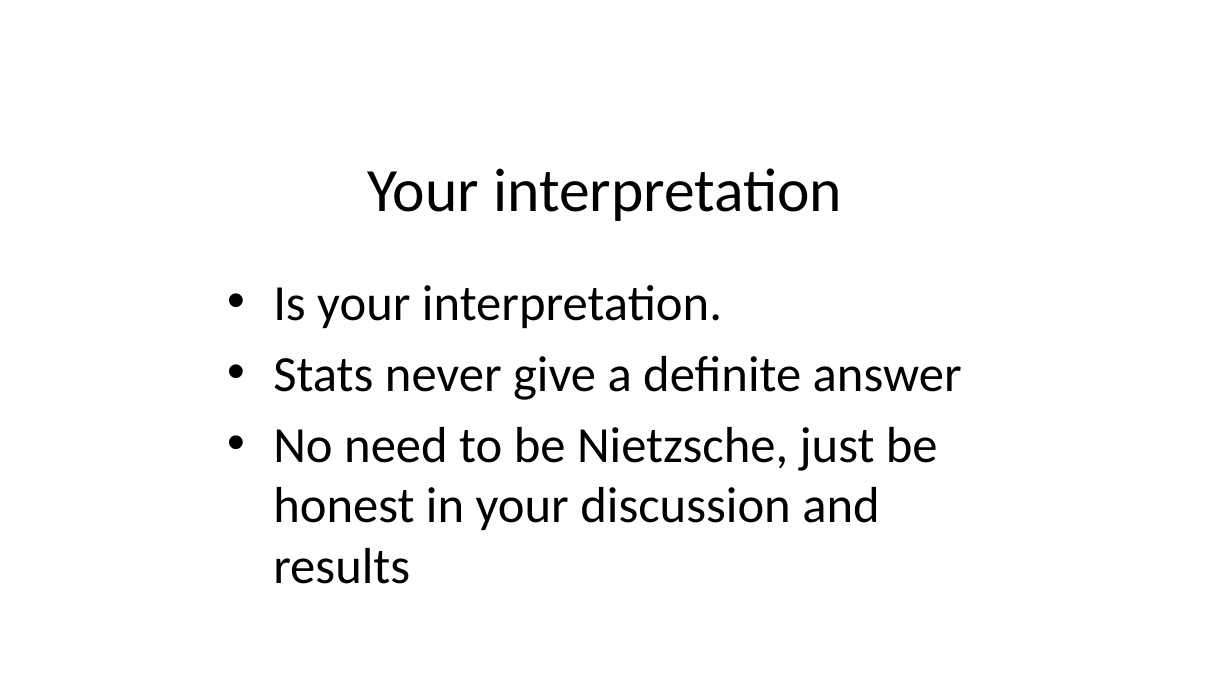
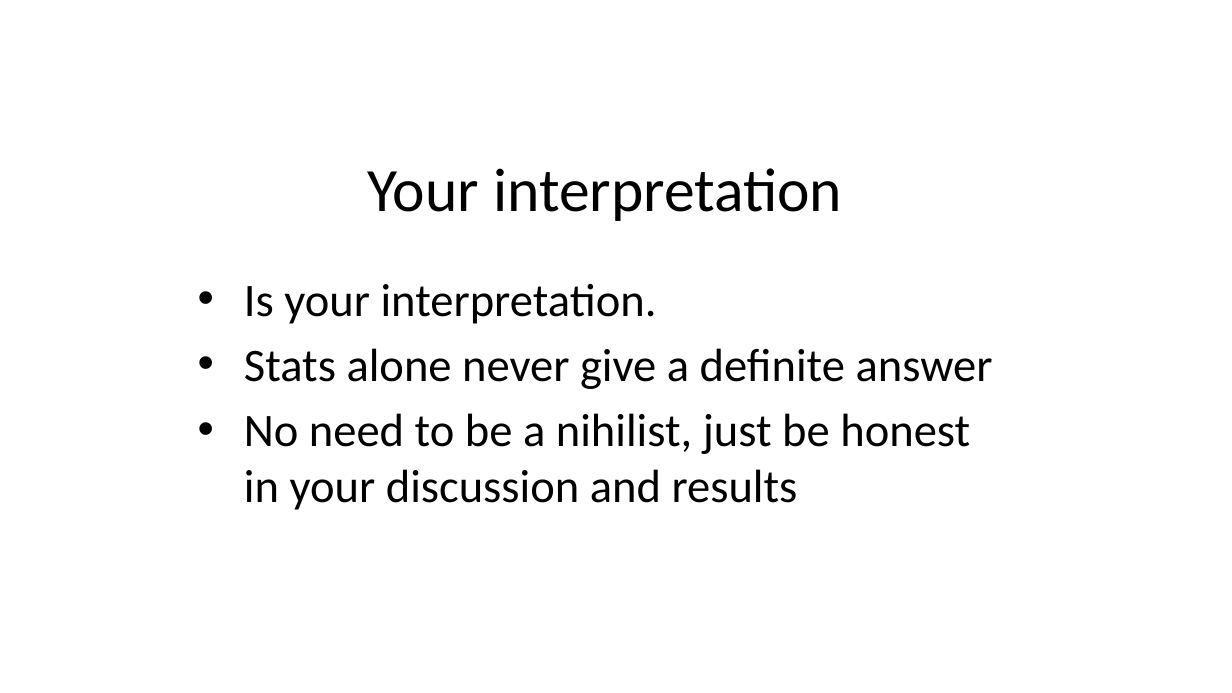
Before and after one commit to usfomicshub/microbiome_workshop, a slide deck: slide 11 of slides/day1/microbiome_workshop_stats.pptx. Drawn at 1232x693 pixels with LibreOffice and Linux fonts; fonts in the diff are those of the drawing; background and template pictures are left out. Boxes give left, top, right and bottom in pixels: in the first picture for what was removed or moved away, otherwise in the second. Text is boxed around its words. In the diff, an @@ line names an element or a change of style, - is before the commit and + after.

```diff
--- a/slides/day1/microbiome_workshop_stats.pptx
+++ b/slides/day1/microbiome_workshop_stats.pptx
@@ text "Is your interpretation.": place and size @@
-text "Is your interpretation." at (273, 285, 962, 584)
+text "Is your interpretation." at (244, 284, 993, 510)
@@ text at (244, 284, 657, 324): size 29.6 to 27.2 pt in "Is your interpretation." @@
@@ text at (244, 348, 993, 510): text changed; size 29.6 to 27.2 pt @@
-• Stats never give a definite answer
-• No need to be Nietzsche, just be honest in your discussion and results
+• Stats alone never give a definite answer
+• No need to be a nihilist, just be honest in your discussion and results
```
Also in this commit, not shown: 1 other slide changed, 5 slides added.
